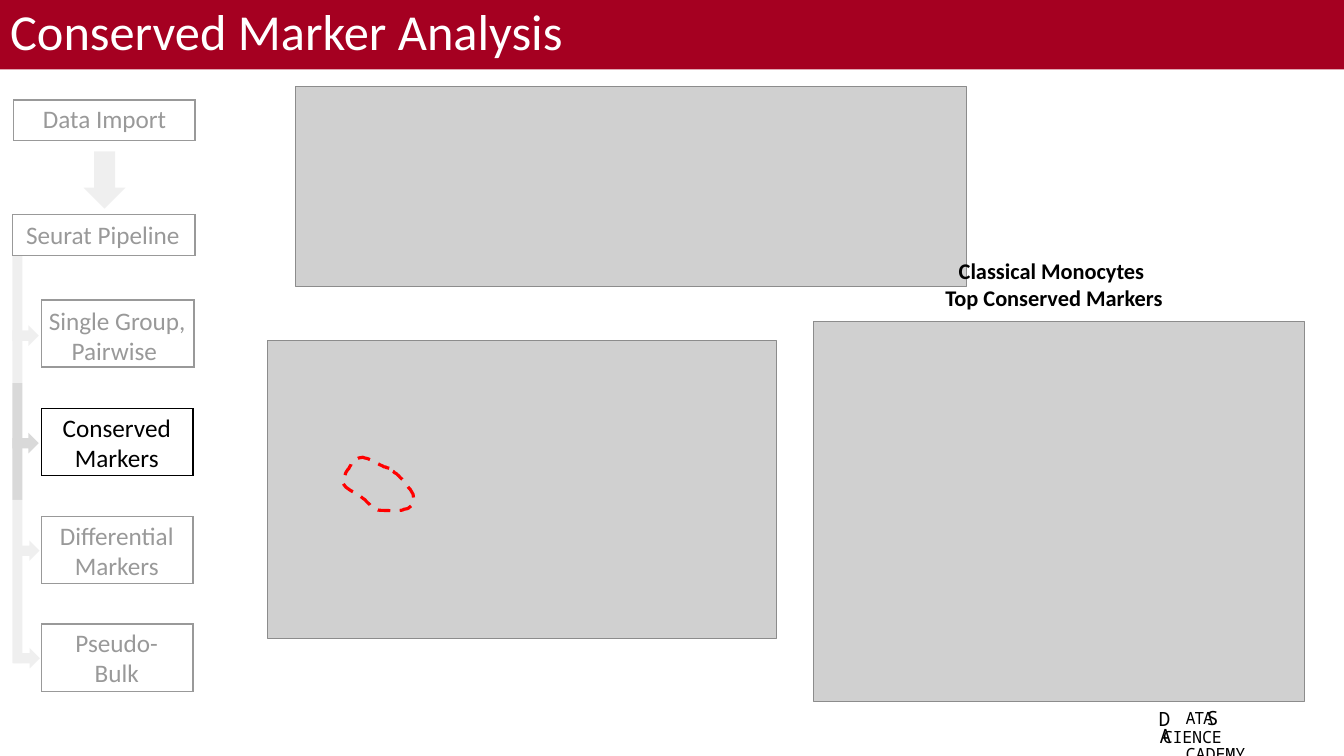
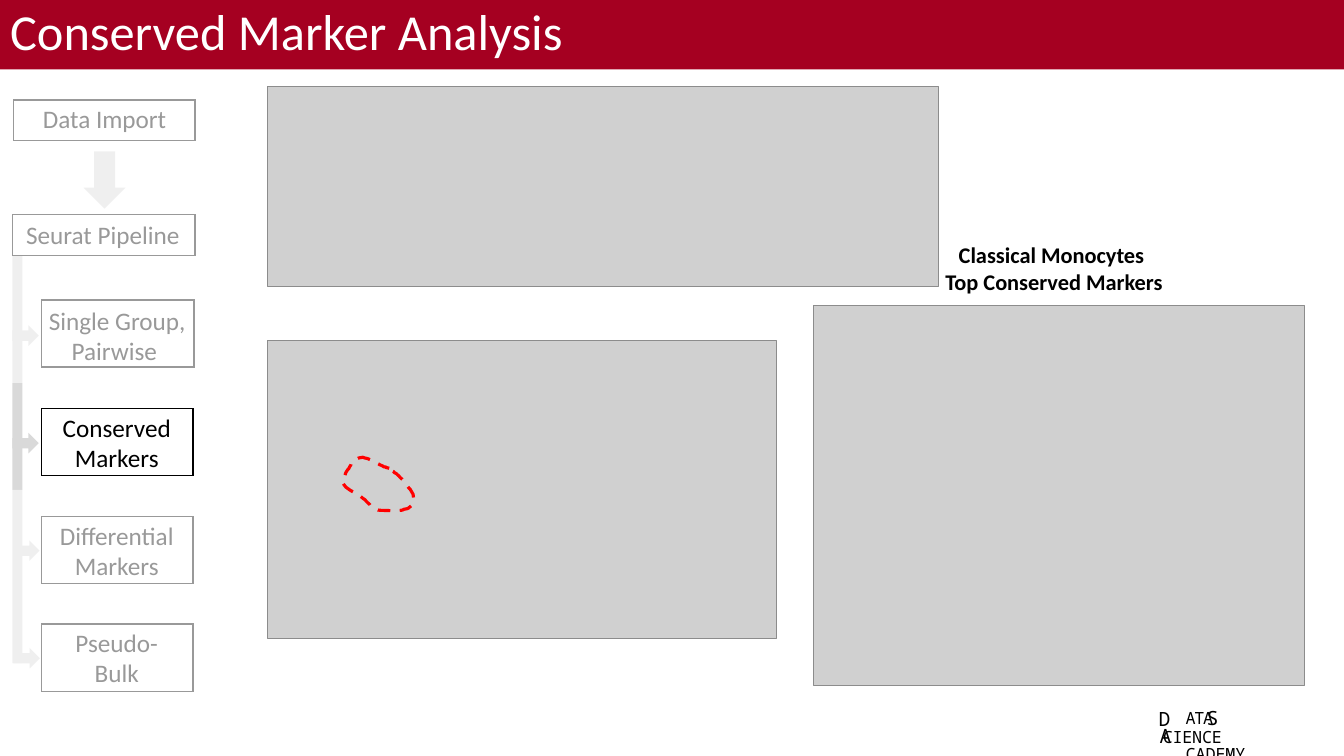
Before and after one commit to bacorli2/scrna_workshop, a slide deck: slide 3 of M5_Seurat_DGE_and_Exploratory/M5_Seurat_DGE_Exploratory.pptx. Drawn at 1344x756 pixels with LibreOffice and Linux fonts; fonts in the diff are those of the drawing; grey boxes stand for pictures; background and template pictures are left out. Boxes give left, top, right and bottom in pixels: in the first picture for what was removed or moved away, otherwise in the second. Text is boxed around its words. In the diff, an @@ line names an element or a change of style, - is before the commit and + after.

```diff
--- a/M5_Seurat_DGE_and_Exploratory/M5_Seurat_DGE_Exploratory.pptx
+++ b/M5_Seurat_DGE_and_Exploratory/M5_Seurat_DGE_Exploratory.pptx
@@ picture: place and size @@
-picture at (296,87,967,286)
+picture at (268,87,939,286)
@@ text "Classical Monocytes": place and size @@
-text "Classical Monocytes" at (945,260,1162,310)
+text "Classical Monocytes" at (945,247,1162,294)
@@ picture: place and size @@
-picture at (815,322,1306,702)
+picture at (815,306,1306,686)
@@ rectangle: place and size @@
-rectangle at (3,500,212,756)
+rectangle at (3,490,212,756)
```
Also in this commit, not shown: 14 other slides changed, 2 other files.
